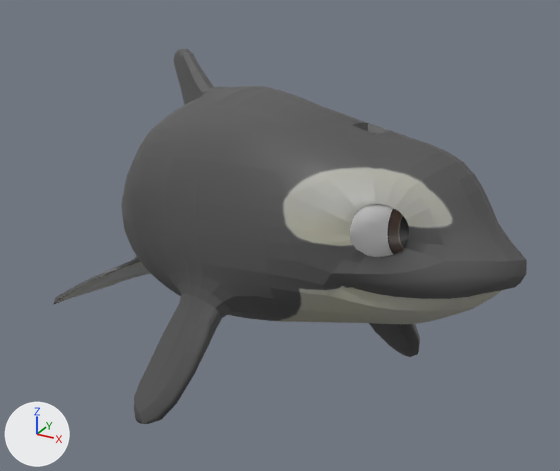
The FBX model FBXFiles/scarlet_rock_point_idle.fbx: old version first, new version second.
Rendered twice from a camera (50 mm lens) standing at (2.21, -3.15, 1.16) and looking at (0.77, -0.53, -0.15). Every picture has the same lights, and +X, +Y and +Z are marked at lower left. Both versions are drawn at frame 51 of the action 'Take 001'; the numbers are the values there.

Objects in the first picture: 'luna:luna_geo', 'luna:right_eye_geo'.
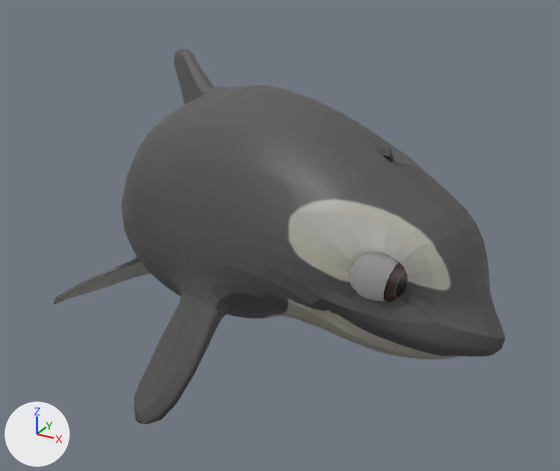
What differs and where, as boxes (x1, y1, x2, y2) in the pictures (560 x 471 px):
'luna:luna_geo', posed: before (53, 49, 527, 424); after (53, 49, 505, 424)
bone 'luna:center_neck_bind_joint', root to tip: before (298, 214) to (296, 164); after (298, 214) to (301, 165)
bone 'luna:center_head_bind_joint', root to tip: before (336, 220) to (342, 139); after (336, 227) to (365, 156)

The change in detail:
Bone 'luna:center_neck_bind_joint' (bone_luna_center_neck_bind_joint) turns from (1, 21, 5) to (4, 21, 14) degrees about its own x, y and z.
Bone 'luna:center_head_bind_joint' (bone_luna_center_head_bind_joint) turns from (2, 5, 5) to (3, 5, 18) degrees about its own x, y and z.
